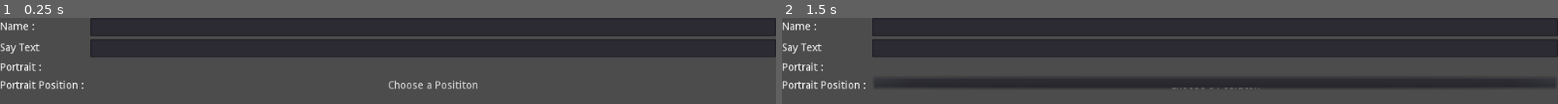
Above: before the commit, frames 1-2 (left to right).
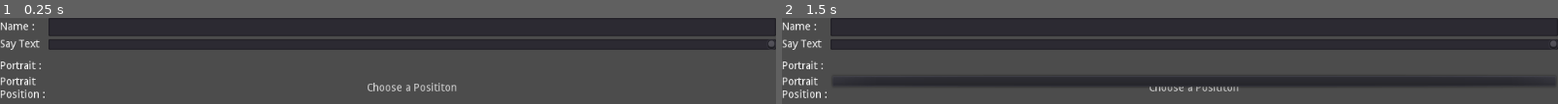
Above: after the commit, the same moments.

Repository: Arrow-x/Mushroom-Dialogs-System
Game: Godot game, scene res://DialogManager/Editor/Commands/SayControl.tscn
The game is run twice, just before and just after one commit, with the same random seed, the same clock (stepped at 60 frames per second) and the same inputs. This scene is started directly instead of the project's main scene.
Inputs (mouse positions are in pixels of both pictures, inside the frame that each line leads up to; where the layout moved, square brackets give the same spot in the first picture):
- Up to frame 1 (0.25 s): no input
- Up to frame 2 (1.5 s): click (1193, 66) [1216, 67] at 0.5 s; click "Choose a Posititon" at 1.25 s

The runs differ from the first frame. In frame 1, 12% of the frame differs, in the area x 0-100%, y 0-94%; in frame 2, 12%.

Commit message:
multi-line input in say command editor

Diff:
--- a/Dialog System/DialogManager/DialogManager.gd
+++ b/Dialog System/DialogManager/DialogManager.gd
@@ -225,7 +225,7 @@
 	if !is_ON :
 		return
 
-	if UI.is_tweening:
+	if UI.is_tweening: #UI.say_text.is_active()
 		UI.say_text.skip_tween()
 		UI.is_tweening = false
 		return
--- a/Dialog System/DialogManager/Editor/Commands/SayControl.gd
+++ b/Dialog System/DialogManager/Editor/Commands/SayControl.gd
@@ -1,4 +1,11 @@
 extends Control
 
-onready var say_line_edit : LineEdit = $VBoxContainer/SayHBoxContainer/SayLineEdit
 onready var name_line_edit : LineEdit = $VBoxContainer/NameHBoxContainer/NameLineEdit
+onready var say_text_edit : TextEdit = $VBoxContainer/VSplitContainer/SayHBoxContainer/TextEdit
+onready var v_slit : VSplitContainer = $VBoxContainer/VSplitContainer
+
+func set_say_box_hight():
+	v_slit.split_offset =  say_text_edit.get_line_count() * 18
+
+func _on_TextEdit_text_changed():
+	v_slit.split_offset =  say_text_edit.get_line_count() * 18
--- a/Dialog System/DialogManager/Editor/Commands/SayControl.tscn
+++ b/Dialog System/DialogManager/Editor/Commands/SayControl.tscn
@@ -23,71 +23,86 @@
 
 [node name="NameLabel" type="Label" parent="VBoxContainer/NameHBoxContainer"]
 margin_top = 5.0
-margin_right = 115.0
+margin_right = 60.0
 margin_bottom = 19.0
-rect_min_size = Vector2( 115, 0 )
+rect_min_size = Vector2( 60, 0 )
 text = "Name : "
 
 [node name="NameLineEdit" type="LineEdit" parent="VBoxContainer/NameHBoxContainer"]
-margin_left = 119.0
+margin_left = 64.0
 margin_right = 1024.0
 margin_bottom = 24.0
 size_flags_horizontal = 3
 
-[node name="SayHBoxContainer" type="HBoxContainer" parent="VBoxContainer"]
+[node name="VSplitContainer" type="VSplitContainer" parent="VBoxContainer"]
 margin_top = 28.0
 margin_right = 1024.0
-margin_bottom = 52.0
+margin_bottom = 600.0
+size_flags_horizontal = 3
+size_flags_vertical = 3
 
-[node name="SayLabel" type="Label" parent="VBoxContainer/SayHBoxContainer"]
-margin_top = 5.0
-margin_right = 115.0
-margin_bottom = 19.0
-rect_min_size = Vector2( 115, 0 )
+[node name="SayHBoxContainer" type="HBoxContainer" parent="VBoxContainer/VSplitContainer"]
+margin_right = 1024.0
+margin_bottom = 14.0
+size_flags_horizontal = 3
+
+[node name="SayLabel" type="Label" parent="VBoxContainer/VSplitContainer/SayHBoxContainer"]
+margin_right = 60.0
+margin_bottom = 14.0
+rect_min_size = Vector2( 60, 0 )
+size_flags_vertical = 1
 text = "Say Text"
 
-[node name="SayLineEdit" type="LineEdit" parent="VBoxContainer/SayHBoxContainer"]
-margin_left = 119.0
+[node name="TextEdit" type="TextEdit" parent="VBoxContainer/VSplitContainer/SayHBoxContainer"]
+margin_left = 64.0
 margin_right = 1024.0
-margin_bottom = 24.0
+margin_bottom = 14.0
 size_flags_horizontal = 3
 size_flags_vertical = 3
-caret_blink = true
+__meta__ = {
+"_edit_use_anchors_": false
+}
 
-[node name="PortraitHBoxContainer" type="HBoxContainer" parent="VBoxContainer"]
-margin_top = 56.0
+[node name="VBoxContainer" type="VBoxContainer" parent="VBoxContainer/VSplitContainer"]
+margin_top = 26.0
 margin_right = 1024.0
-margin_bottom = 76.0
+margin_bottom = 572.0
 
-[node name="PortraitLabel" type="Label" parent="VBoxContainer/PortraitHBoxContainer"]
+[node name="PortraitHBoxContainer" type="HBoxContainer" parent="VBoxContainer/VSplitContainer/VBoxContainer"]
+margin_right = 1024.0
+margin_bottom = 20.0
+
+[node name="PortraitLabel" type="Label" parent="VBoxContainer/VSplitContainer/VBoxContainer/PortraitHBoxContainer"]
 margin_top = 3.0
-margin_right = 115.0
+margin_right = 60.0
 margin_bottom = 17.0
-rect_min_size = Vector2( 115, 0 )
+rect_min_size = Vector2( 60, 0 )
 text = "Portrait :"
 
-[node name="PortraitMenuButton" type="MenuButton" parent="VBoxContainer/PortraitHBoxContainer"]
-margin_left = 119.0
+[node name="PortraitMenuButton" type="MenuButton" parent="VBoxContainer/VSplitContainer/VBoxContainer/PortraitHBoxContainer"]
+margin_left = 64.0
 margin_right = 1024.0
 margin_bottom = 20.0
 size_flags_horizontal = 3
 
-[node name="PortraitPositionHBoxContainer" type="HBoxContainer" parent="VBoxContainer"]
-margin_top = 80.0
+[node name="PortraitPositionHBoxContainer" type="HBoxContainer" parent="VBoxContainer/VSplitContainer/VBoxContainer"]
+margin_top = 24.0
 margin_right = 1024.0
-margin_bottom = 100.0
+margin_bottom = 55.0
 
-[node name="PortraitPositionLabel" type="Label" parent="VBoxContainer/PortraitPositionHBoxContainer"]
-margin_top = 3.0
-margin_right = 115.0
-margin_bottom = 17.0
-rect_min_size = Vector2( 115, 0 )
-text = "Portrait Position :"
+[node name="PortraitPositionLabel" type="Label" parent="VBoxContainer/VSplitContainer/VBoxContainer/PortraitPositionHBoxContainer"]
+margin_right = 60.0
+margin_bottom = 31.0
+rect_min_size = Vector2( 60, 0 )
+text = "Portrait
+Position :"
 
-[node name="PortraitPositionMenuButton" type="MenuButton" parent="VBoxContainer/PortraitPositionHBoxContainer"]
-margin_left = 119.0
+[node name="PortraitPositionMenuButton" type="MenuButton" parent="VBoxContainer/VSplitContainer/VBoxContainer/PortraitPositionHBoxContainer"]
+margin_left = 64.0
 margin_right = 1024.0
-margin_bottom = 20.0
+margin_bottom = 31.0
 size_flags_horizontal = 3
 text = "Choose a Posititon"
 items = [ "Left", null, 0, false, false, 0, 0, null, "", false, "right", null, 0, false, false, 1, 0, null, "", false, "center", null, 0, false, false, 2, 0, null, "", false ]
+
+[connection signal="text_changed" from="VBoxContainer/VSplitContainer/SayHBoxContainer/TextEdit" to="." method="_on_TextEdit_text_changed"]
--- a/Dialog System/DialogManager/Editor/CommandsTree.gd
+++ b/Dialog System/DialogManager/Editor/CommandsTree.gd
@@ -51,15 +51,16 @@
 					commands_settings.add_child(say_control, true)
 					current_command = get_selected().get_meta("0")
 
-					say_control.say_line_edit.text = current_command.say
-					say_control.say_line_edit.connect("text_changed", self,"_on_say_LineEdit_text_changed")
+					say_control.say_text_edit.text = current_command.say
+					say_control.say_text_edit.connect("text_changed", self,"_on_say_LineEdit_text_changed",[say_control.say_text_edit])
+					say_control.set_say_box_hight()
 
 					say_control.name_line_edit.text = current_command.name
 					say_control.name_line_edit.connect("text_changed", self,"_on_name_LineEdit_text_changed")
 					#Pass in the characters list instead!
 
-func _on_say_LineEdit_text_changed (new_string : String) -> void :
-	current_command.say = new_string
+func _on_say_LineEdit_text_changed (new_string :TextEdit ) -> void :
+	current_command.say = new_string.text
 
 func _on_name_LineEdit_text_changed (new_string : String) -> void :
 	current_command.name = new_string
--- a/Dialog System/tests/fdsa.tres
+++ /dev/null
@@ -1,7 +0,0 @@
-[gd_resource type="Resource" load_steps=2 format=2]
-
-[ext_resource path="res://DialogManager/Dialog Commands/FlowChart.gd" type="Script" id=1]
-
-[resource]
-script = ExtResource( 1 )
-characters = [  ]
--- a/Dialog System/tests/fortres.tres
+++ /dev/null
@@ -1,7 +0,0 @@
-[gd_resource type="Resource" load_steps=2 format=2]
-
-[ext_resource path="res://DialogManager/Dialog Commands/FlowChart.gd" type="Script" id=1]
-
-[resource]
-script = ExtResource( 1 )
-characters = [  ]
--- a/Dialog System/tests/m1_old_man.tres
+++ /dev/null
@@ -1,7 +0,0 @@
-[gd_resource type="Resource" load_steps=2 format=2]
-
-[ext_resource path="res://DialogManager/Dialog Commands/FlowChart.gd" type="Script" id=1]
-
-[resource]
-script = ExtResource( 1 )
-characters = [  ]
--- a/Dialog System/tests/sf.tres
+++ /dev/null
@@ -1,7 +0,0 @@
-[gd_resource type="Resource" load_steps=2 format=2]
-
-[ext_resource path="res://DialogManager/Dialog Commands/FlowChart.gd" type="Script" id=1]
-
-[resource]
-script = ExtResource( 1 )
-characters = [  ]
--- a/Dialog System/tests/somethingGood.tres
+++ /dev/null
@@ -1,7 +0,0 @@
-[gd_resource type="Resource" load_steps=2 format=2]
-
-[ext_resource path="res://DialogManager/Dialog Commands/FlowChart.gd" type="Script" id=1]
-
-[resource]
-script = ExtResource( 1 )
-characters = [  ]
